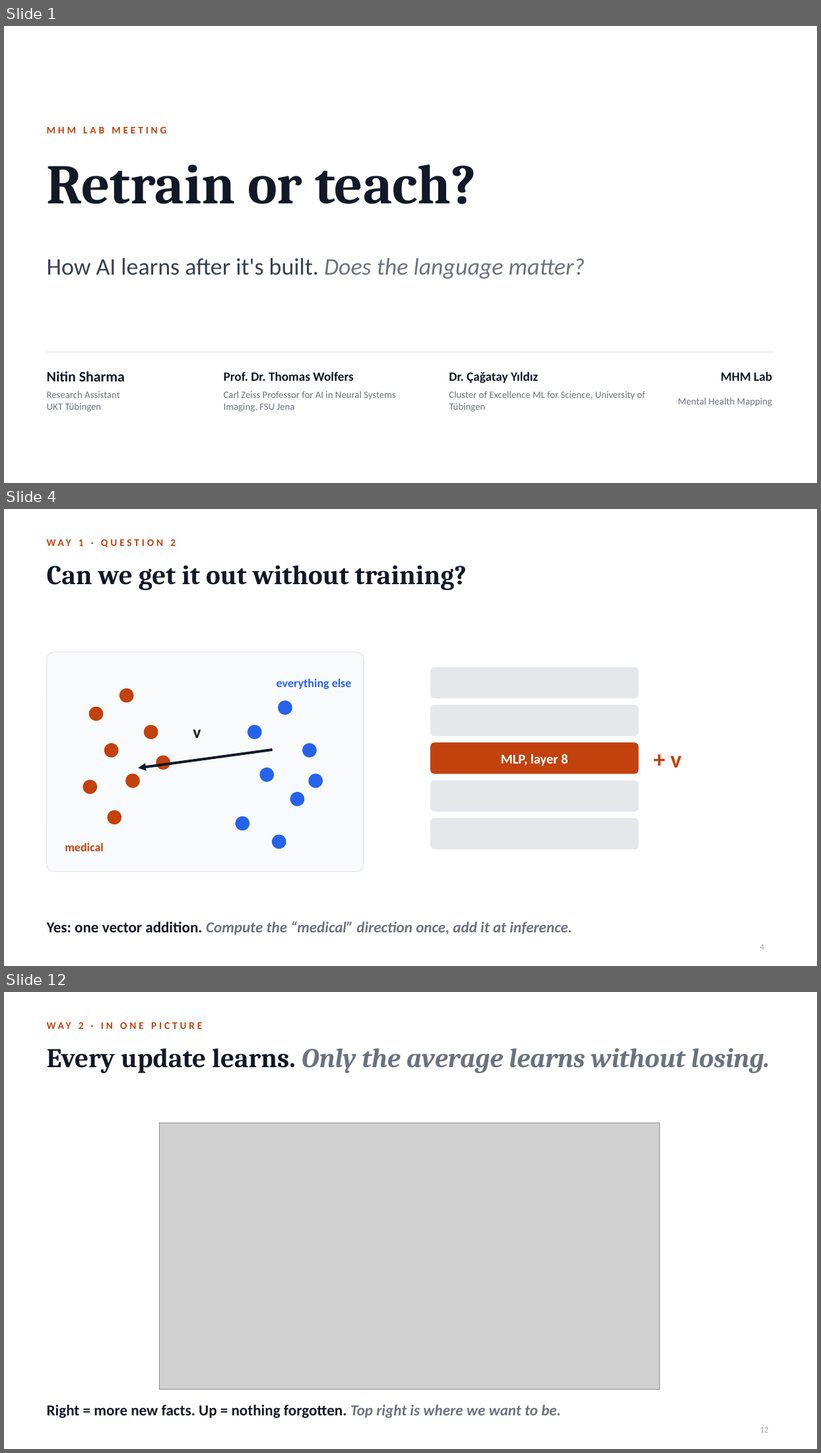
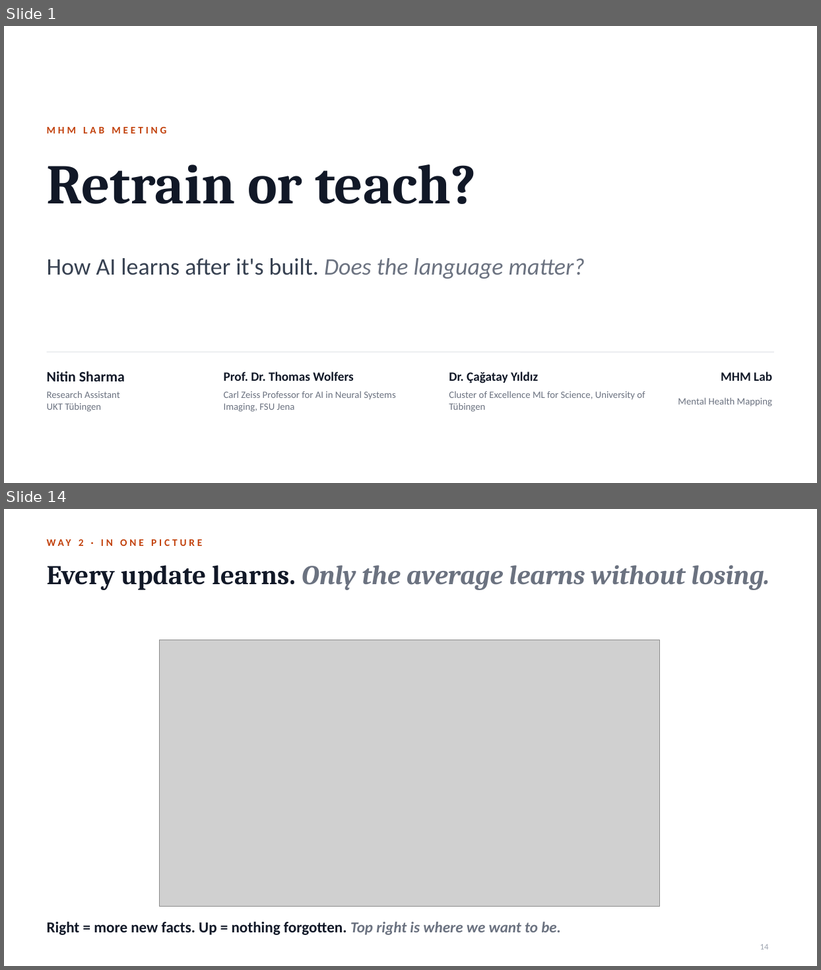
Before and after one commit to notagit3650/Claude_expo_repo_36501, a slide deck: slides/Retrain_or_teach.pptx. Shown one above the other, each under a label of ours: slides 1, 4 and 12 before the commit, slides 1 and 14 after it; the slides between them are not shown. The pictures are 821x1453 and 821x970 pixels, drawn with LibreOffice and Linux fonts; fonts in the diff are those of the drawing; grey boxes stand for pictures. Boxes give left, top, right and bottom in pixels: in the first picture for what was removed or moved away, otherwise in the second. Text is boxed around its words. In the diff, an @@ line names an element or a change of style, - is before the commit and + after.

```diff
--- a/slides/Retrain_or_teach.pptx
+++ b/slides/Retrain_or_teach.pptx
@@ slide 4 removed at [4,509,817,966], background #FFFFFF @@
@@ text removed at [47,539,176,546] @@
-WAY 1 · QUESTION 2
@@ title removed at [47,565,467,590] @@
-Can we get it out without training?
@@ rounded rectangle removed at [47,652,364,872] @@
@@ text removed at [277,679,352,689] @@
-everything else
@@ rounded rectangle removed at [431,667,638,698] @@
@@ ellipse removed at [120,689,133,702] @@
@@ ellipse removed at [279,701,292,714] @@
@@ rounded rectangle removed at [431,706,638,736] @@
@@ ellipse removed at [89,707,103,721] @@
@@ ellipse removed at [145,725,158,739] @@
@@ ellipse removed at [248,725,261,739] @@
@@ ellipse removed at [104,744,118,757] @@
@@ text removed at [193,729,201,738] @@
-v
@@ ellipse removed at [303,744,316,757] @@
@@ rounded rectangle removed at [431,743,638,774] @@
@@ arrow removed from (273, 750) to (138, 768) @@
@@ ellipse removed at [156,756,170,770] @@
@@ text removed at [501,754,568,766] @@
-MLP, layer 8
@@ text removed at [671,756,682,768] @@
-+ v
@@ ellipse removed at [83,780,96,794] @@
@@ ellipse removed at [126,774,139,788] @@
@@ ellipse removed at [260,768,274,782] @@
@@ ellipse removed at [309,774,322,788] @@
@@ rounded rectangle removed at [431,781,638,811] @@
@@ ellipse removed at [290,793,304,806] @@
@@ ellipse removed at [108,811,121,824] @@
@@ ellipse removed at [236,817,250,830] @@
@@ rounded rectangle removed at [431,819,638,850] @@
@@ text removed at [65,843,103,852] @@
-medical
@@ ellipse removed at [273,835,286,849] @@
@@ text removed at [47,921,572,935] @@
-Yes: one vector addition. Compute the “medical” direction once, add it at inference.
@@ page number removed at [760,945,764,950] @@
-4
@@ what was slide 12 is now slide 14 @@
@@ page number at [760,945,769,950]: text changed @@
-12
+14
```
Also in this commit, not shown: 9 slides changed, 4 slides added, 1 other slide removed, 2 other files.
